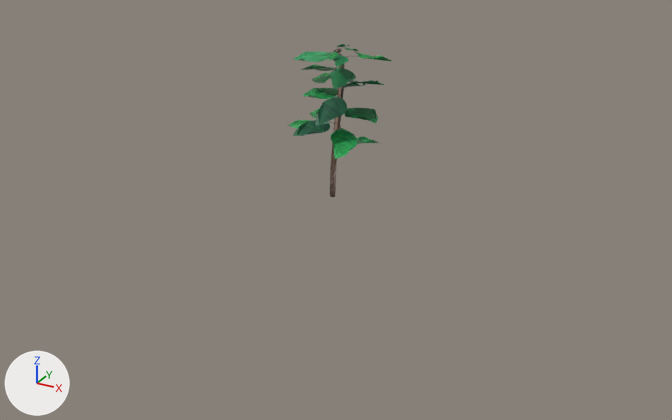
An edit to the Blender file Assets/Models/blend/plant.blend, drawn before and after from the same camera.
Rendered twice from a 50 mm lens placed at (1.407, -2.558, 1.161), pointed at (0.031, -0.056, -0.09). The axes (+X, +Y, +Z) are drawn at lower left. The lights are the same throughout.

The first picture shows 'Circle.002', 'Stiel'.
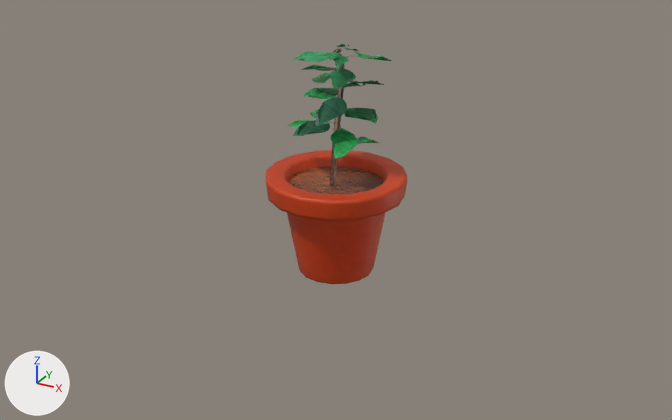
Patch to the scene script:
```diff
--- a/Assets/Models/blend/plant.blend.py
+++ b/Assets/Models/blend/plant.blend.py
@@ ob_pot @@
 ob_pot.location = (0.0, 0.0, -0.124)
-ob_pot.hide_set(True)
@@ ob_soil @@
 ob_soil.location = (0.0, 0.0, -0.124)
-ob_soil.hide_set(True)
```

Changed parts and their boxes (x1, y1, x2, y2) in the pictures (672 x 420 px):
'Pot', shown (red): after (266, 150, 407, 284)
'Soil', shown (brown): after (288, 166, 384, 194)
